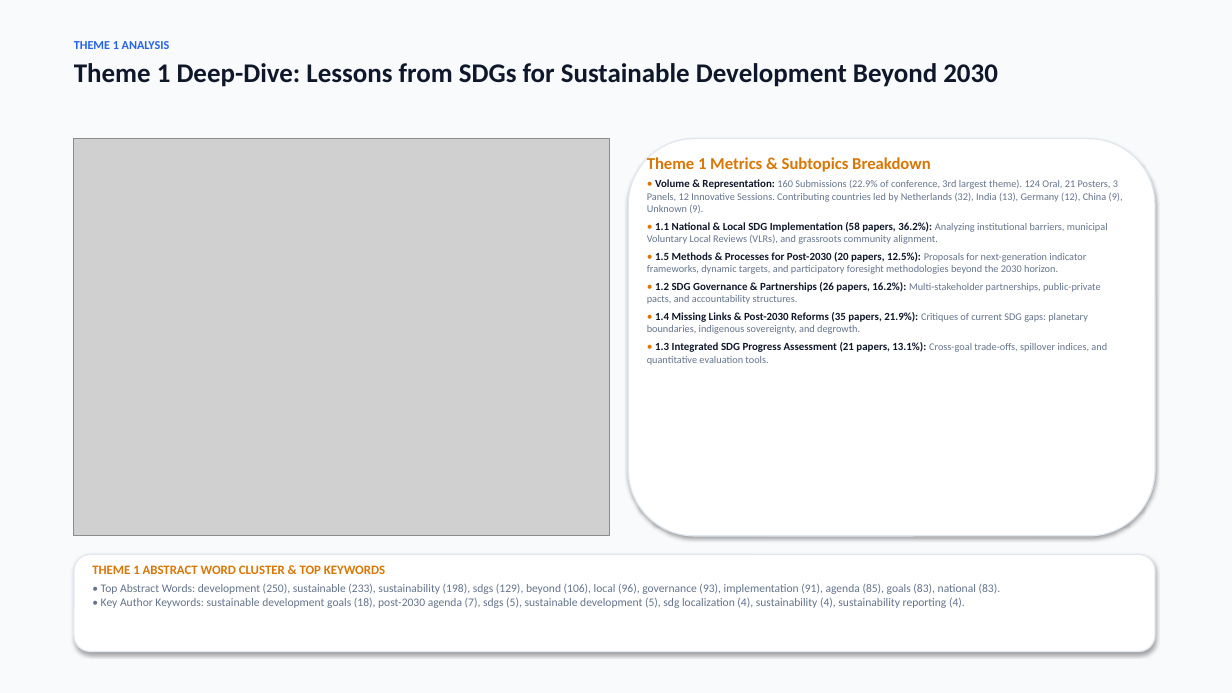
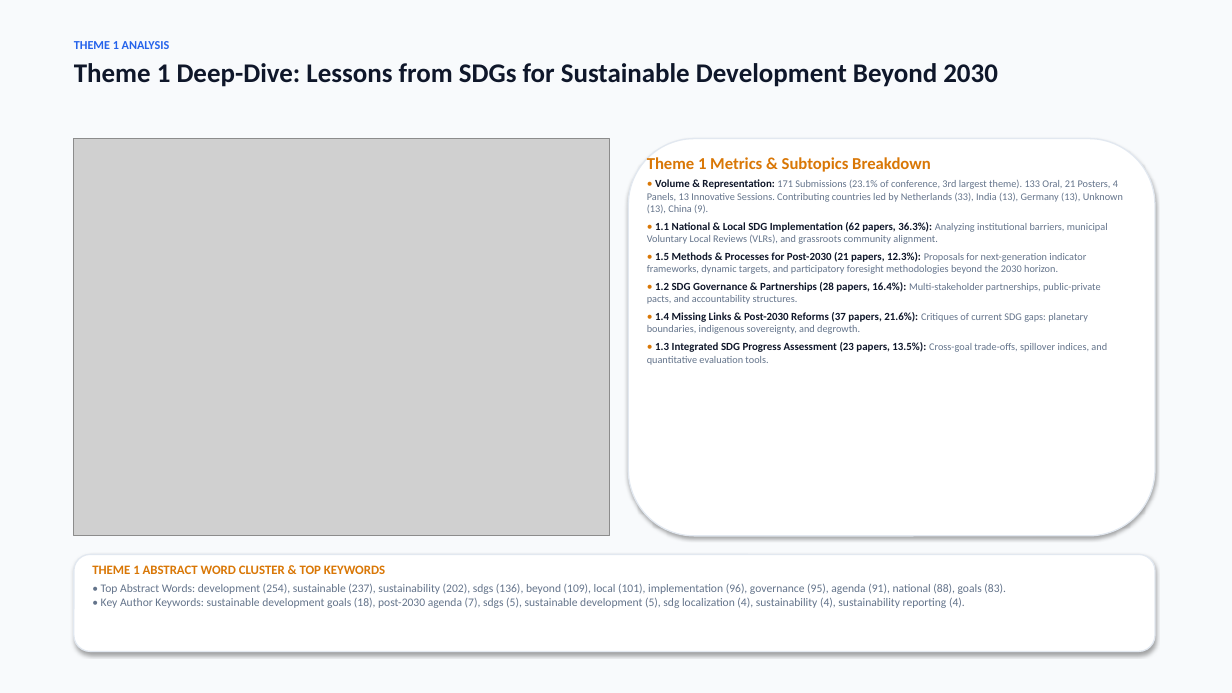
Before and after one commit to ponraj-aru/gsc2027-dashboard, a slide deck: slide 7 of GSC2027_Abstract_Submissions_Analysis_Report.pptx. Drawn at 1232x693 pixels with LibreOffice and Linux fonts; fonts in the diff are those of the drawing; grey boxes stand for pictures. Boxes give left, top, right and bottom in pixels: in the first picture for what was removed or moved away, otherwise in the second. Text is boxed around its words. In the diff, an @@ line names an element or a change of style, - is before the commit and + after.

Commit message:
Update dashboard with latest abstracts from adminPapersBrowse_2026-11-01_04-41-18.doc (741 submissions)

```diff
--- a/GSC2027_Abstract_Submissions_Analysis_Report.pptx
+++ b/GSC2027_Abstract_Submissions_Analysis_Report.pptx
@@ text at [647, 179, 1123, 365]: text changed @@
-• Volume & Representation: 160 Submissions (22.9% of conference, 3rd largest theme). 124 Oral, 21 Posters, 3 Panels, 12 Innovative Sessions. Contributing countries led by Netherlands (32), India (13), Germany (12), China (9), Unknown (9).
-• 1.1 National & Local SDG Implementation (58 papers, 36.2%): Analyzing institutional barriers, municipal Voluntary Local Reviews (VLRs), and grassroots community alignment.
-• 1.5 Methods & Processes for Post-2030 (20 papers, 12.5%): Proposals for next-generation indicator frameworks, dynamic targets, and participatory foresight methodologies beyond the 2030 horizon.
-• 1.2 SDG Governance & Partnerships (26 papers, 16.2%): Multi-stakeholder partnerships, public-private pacts, and accountability structures.
-• 1.4 Missing Links & Post-2030 Reforms (35 papers, 21.9%): Critiques of current SDG gaps: planetary boundaries, indigenous sovereignty, and degrowth.
-• 1.3 Integrated SDG Progress Assessment (21 papers, 13.1%): Cross-goal trade-offs, spillover indices, and quantitative evaluation tools.
+• Volume & Representation: 171 Submissions (23.1% of conference, 3rd largest theme). 133 Oral, 21 Posters, 4 Panels, 13 Innovative Sessions. Contributing countries led by Netherlands (33), India (13), Germany (13), Unknown (13), China (9).
+• 1.1 National & Local SDG Implementation (62 papers, 36.3%): Analyzing institutional barriers, municipal Voluntary Local Reviews (VLRs), and grassroots community alignment.
+• 1.5 Methods & Processes for Post-2030 (21 papers, 12.3%): Proposals for next-generation indicator frameworks, dynamic targets, and participatory foresight methodologies beyond the 2030 horizon.
+• 1.2 SDG Governance & Partnerships (28 papers, 16.4%): Multi-stakeholder partnerships, public-private pacts, and accountability structures.
+• 1.4 Missing Links & Post-2030 Reforms (37 papers, 21.6%): Critiques of current SDG gaps: planetary boundaries, indigenous sovereignty, and degrowth.
+• 1.3 Integrated SDG Progress Assessment (23 papers, 13.5%): Cross-goal trade-offs, spillover indices, and quantitative evaluation tools.
@@ text at [101, 584, 1006, 608]: text changed @@
-• Top Abstract Words: development (250), sustainable (233), sustainability (198), sdgs (129), beyond (106), local (96), governance (93), implementation (91), agenda (85), goals (83), national (83).
-• Key Author Keywords: sustainable development goals (18), post-2030 agenda (7), sdgs (5), sustainable development (5), sdg localization (4), sustainability (4), sustainability reporting (4).
+• Top Abstract Words: development (254), sustainable (237), sustainability (202), sdgs (136), beyond (109), local (101), implementation (96), governance (95), agenda (91), national (88), goals (83).
+• Key Author Keywords: sustainable development goals (18), post-2030 agenda (7), sdgs (5), sustainable development (5), sdg localization (4), sustainability (4), sustainability reporting (4).
```
Also in this commit, not shown: 14 other slides changed, 45 other files.
